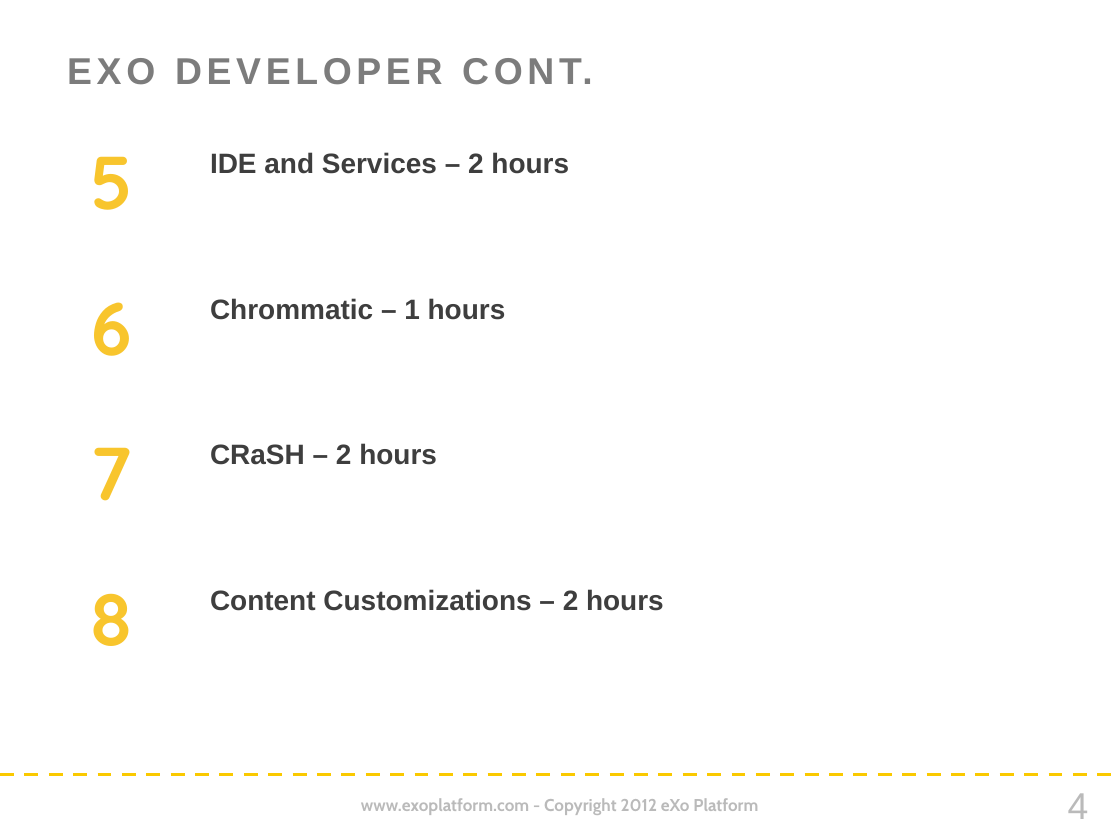
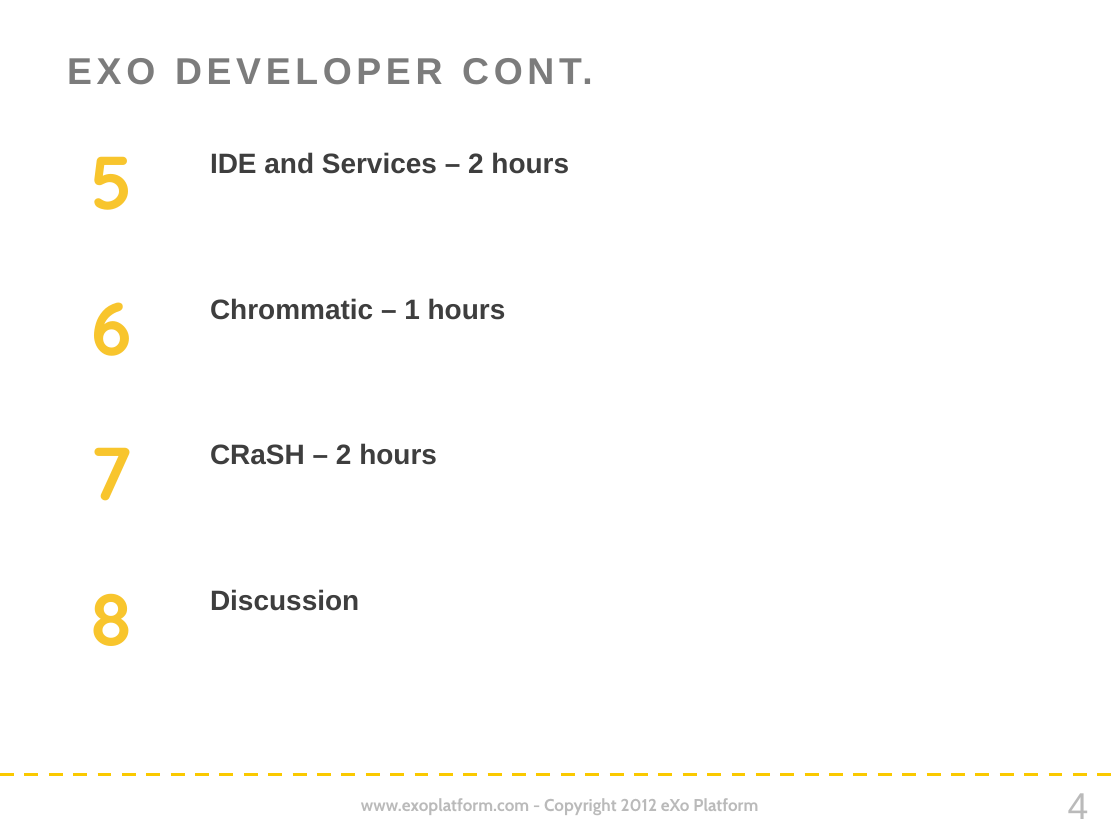
Before and after one commit to anhvurz90/training, a slide deck: slide 4 of plf3_5/eXoFundamentals/010-Training-Intro/010-Training-Intro.pptx. Drawn at 1120x840 pixels with LibreOffice and Linux fonts; fonts in the diff are those of the drawing; background and template pictures are left out. Boxes give left, top, right and bottom in pixels: in the first picture for what was removed or moved away, otherwise in the second. Text is boxed around its words. In the diff, an @@ line names an element or a change of style, - is before the commit and + after.

Commit message:
toc correction

```diff
--- a/plf3_5/eXoFundamentals/010-Training-Intro/010-Training-Intro.pptx
+++ b/plf3_5/eXoFundamentals/010-Training-Intro/010-Training-Intro.pptx
@@ text at bbox=[210, 589, 359, 611]: text changed @@
-− Content Customizations – 2 hours
+− Discussion
```
